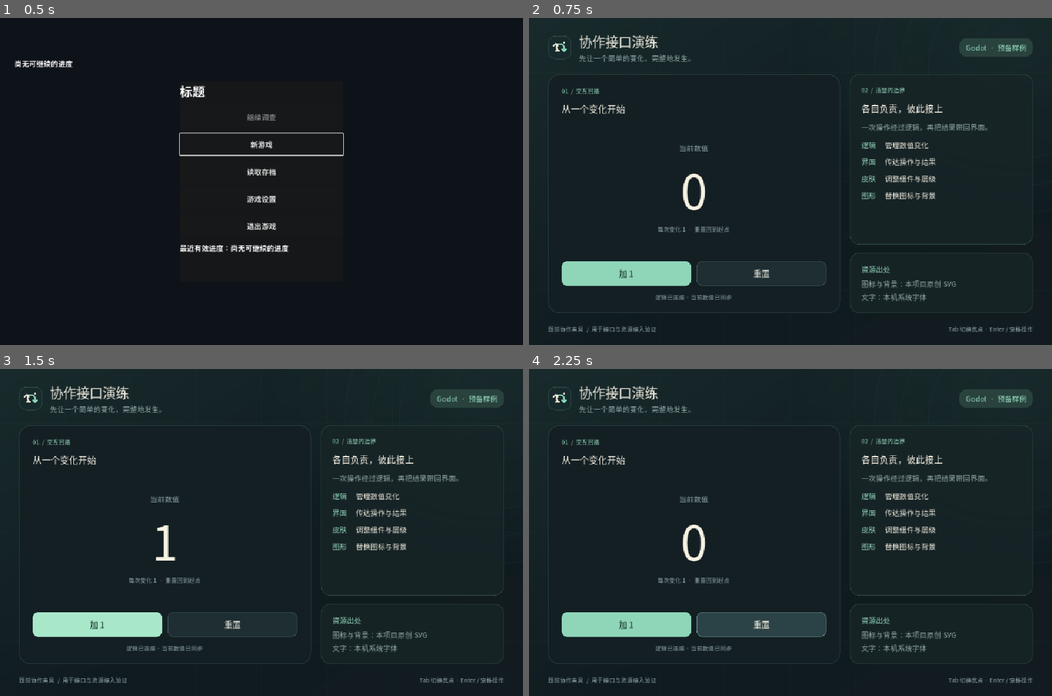
Above: before the commit, frames 1-4 (two rows, left to right).
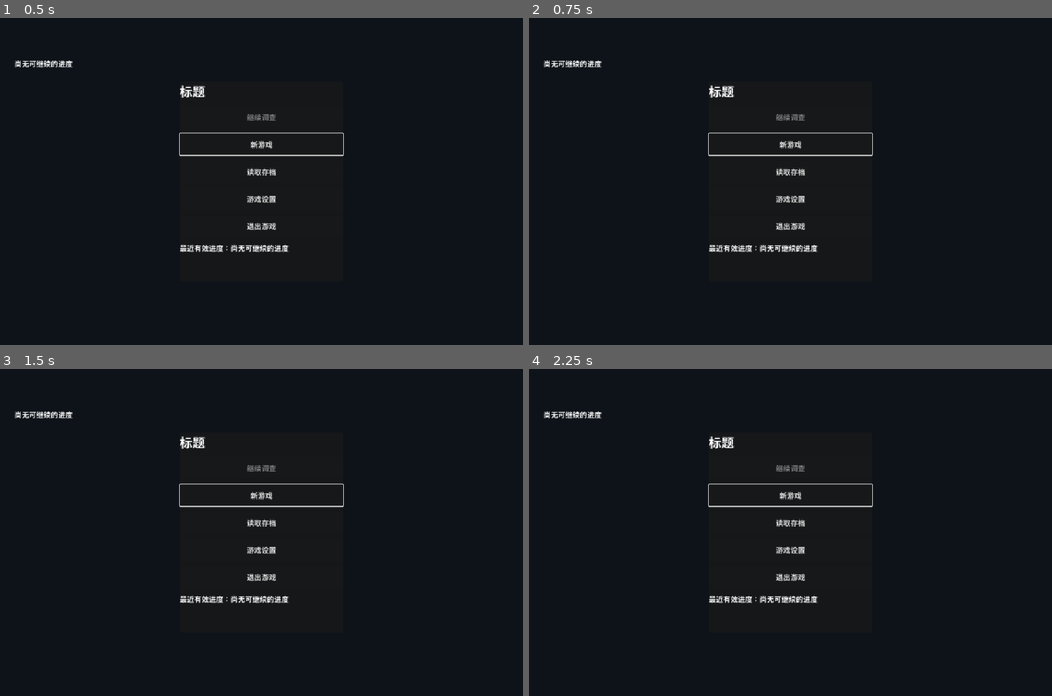
Above: after the commit, the same moments.

Repository: Rossgu25487/gamejam-2026-workspace
Game: Godot game, scene res://main/main.tscn
Two runs of this game, one before a commit and one after it. Both use one fixed random seed, a clock stepped at 60 frames per second and the inputs below.
Inputs (mouse positions are in pixels of both pictures, inside the frame that each line leads up to):
- Up to frame 1 (0.5 s): no input
- Up to frame 2 (0.75 s): click "新游戏" at 0.5 s
- Up to frame 3 (1.5 s): click (99, 624) at 1.25 s, where only the run before the commit has a clickable "加 1"
- Up to frame 4 (2.25 s): click (759, 624) at 2 s, where only the run before the commit has a clickable "重置"

Frame 1 is identical in both runs. In frame 2, 11% of the frame differs, in the area x 2-97%, y 0-97%; in frame 3, 11%; in frame 4, 11%.

Commit message:
居中共用导航页面并补回职责注释

Diff:
--- a/game/main/main.gd
+++ b/game/main/main.gd
@@ -1,5 +1,6 @@
 extends Control
 ## 主入口只负责初始化模块、连接信号和在页面之间调度。
+## 标题页、暂停页和计数界面各自处理自己的私有逻辑。
 
 const ModelScript = preload("res://features/counter_demo/counter_model.gd")
 @export var demo_config: Resource = preload("res://data/demo_config.tres")
@@ -19,6 +20,7 @@
 var subpage_panel: PanelContainer
 
 func _ready() -> void:
+	# 主程序只创建模型、连接子页面信号，再决定当前显示哪一页。
 	model = ModelScript.new()
 	model.configure(demo_config.initial_value, demo_config.step)
 	model.value_changed.connect(counter_view.show_value)
@@ -43,26 +45,27 @@
 	_show_title()
 
 func _build_shared_pages() -> void:
+	# 确认框与子页是跨标题/暂停共用的导航容器。
 	confirm_panel = _make_panel("离开确认", "当前调查尚未保存。请选择离开方式。")
 	subpage_panel = _make_panel("游戏设置", "设置页由设置系统接管；本入口已接通。")
 	var close := Button.new()
 	close.text = "关闭设置"
 	close.pressed.connect(_on_close_subpage)
-	subpage_panel.get_child(0).get_child(0).add_child(close)
-	add_child(confirm_panel)
-	add_child(subpage_panel)
+	subpage_panel.get_child(0).add_child(close)
 	confirm_panel.hide()
 	subpage_panel.hide()
 
 func _make_panel(title: String, detail: String) -> PanelContainer:
+	# 面板放入全屏 CenterContainer，确保读取、设置和确认页始终居中。
 	var panel := PanelContainer.new()
 	panel.custom_minimum_size = Vector2(330, 0)
-	var center := CenterContainer.new()
-	center.set_anchors_and_offsets_preset(Control.PRESET_FULL_RECT)
-	panel.add_child(center)
+	var host := CenterContainer.new()
+	host.set_anchors_and_offsets_preset(Control.PRESET_FULL_RECT)
+	add_child(host)
+	host.add_child(panel)
 	var box := VBoxContainer.new()
 	box.add_theme_constant_override("separation", 12)
-	center.add_child(box)
+	panel.add_child(box)
 	var heading := Label.new()
 	heading.text = title
 	heading.add_theme_font_size_override("font_size", 28)
@@ -74,6 +77,7 @@
 	return panel
 
 func _show_title() -> void:
+	# 返回标题时隐藏调查和所有上层页面，由标题页恢复自己的焦点。
 	current_layer = "title"
 	confirm_panel.hide()
 	subpage_panel.hide()
@@ -82,6 +86,7 @@
 	title_page.show_page()
 
 func _start_investigation() -> void:
+	# 调度调查页面；具体调查内容和状态不在主入口实现。
 	has_progress = true
 	current_layer = "investigation"
 	title_page.hide_page()
@@ -104,10 +109,11 @@
 	pause_page.show_page()
 
 func _open_subpage(title: String, detail: String) -> void:
+	# 记录子页来源，关闭后回到标题或暂停页原按钮。
 	subpage_origin = current_layer
 	subpage_focus = title_page.load_button if title == "读取存档" and subpage_origin == "title" else (pause_page.load_button if title == "读取存档" else (title_page.settings_button if subpage_origin == "title" else pause_page.settings_button))
 	current_layer = "subpage"
-	var box := subpage_panel.get_child(0).get_child(0) as VBoxContainer
+	var box := subpage_panel.get_child(0) as VBoxContainer
 	(box.get_child(0) as Label).text = title
 	(box.get_child(1) as Label).text = detail
 	title_page.hide_page(); pause_page.hide_page(); subpage_panel.show()
@@ -124,10 +130,11 @@
 func _on_title_exit() -> void: _open_confirm("退出游戏", "确认退出游戏？", "确认退出", true)
 
 func _open_confirm(title: String, detail: String, accept_text: String, exits: bool) -> void:
+	# 共用确认框只负责离开选择，保存业务仍交给存档系统。
 	confirm_exits = exits; confirm_origin = current_layer
 	confirm_focus = title_page.exit_button if confirm_origin == "title" else pause_page.exit_button
 	current_layer = "confirm"
-	var box := confirm_panel.get_child(0).get_child(0) as VBoxContainer
+	var box := confirm_panel.get_child(0) as VBoxContainer
 	(box.get_child(0) as Label).text = title; (box.get_child(1) as Label).text = detail
 	var direct := Button.new(); direct.text = "直接退出" if exits else "直接返回"; direct.pressed.connect(_on_confirm_direct); box.add_child(direct)
 	var accept := Button.new(); accept.text = accept_text; accept.disabled = confirm_origin != "title"; accept.pressed.connect(_on_confirm_accept); box.add_child(accept)
@@ -144,6 +151,7 @@
 	if not confirm_exits: _show_title()
 
 func _unhandled_key_input(event: InputEvent) -> void:
+	# Esc 只交给当前最上层页面处理，避免输入穿透到下层。
 	if event is InputEventKey and event.pressed and event.keycode == KEY_ESCAPE:
 		if current_layer == "confirm": _on_confirm_cancel()
 		elif current_layer == "subpage": _on_close_subpage()
--- a/game/pause_page/pause_page.gd
+++ b/game/pause_page/pause_page.gd
@@ -1,4 +1,5 @@
 extends Control
+## 暂停页负责自己的按钮连接、可用状态和焦点，不直接修改主场景。
 signal resume_requested
 signal save_requested
 signal load_requested
@@ -12,8 +13,10 @@
 @onready var return_title_button: Button = $PanelContainer/VBoxContainer/ReturnTitle
 @onready var exit_button: Button = $PanelContainer/VBoxContainer/Exit
 func _ready() -> void:
+	# 按钮只发出动作请求，由 Main 决定页面跳转。
  resume_button.pressed.connect(resume_requested.emit); save_button.pressed.connect(save_requested.emit); load_button.pr …(245 unchanged characters)…
 func show_page() -> void:
+	# 页面恢复时由自身恢复默认焦点。
  show()
  if is_instance_valid(resume_button): resume_button.grab_focus()
 func hide_page() -> void: hide()
--- a/game/tests/navigation_checks.gd
+++ b/game/tests/navigation_checks.gd
@@ -77,10 +77,6 @@
         return
     print("NAV_PASS: title, new game, pause, settings return and leave confirmation")
     scene._on_pause_exit()
-    if not scene.confirm_panel.get_child(0).get_child(0).get_child(3).disabled:
-        printerr("NAV_FAILED: unavailable save-and-exit")
-        quit(1)
-        return
     scene._on_confirm_cancel()
     scene._show_title()
     scene._on_title_exit()
--- a/game/title_page/title_page.gd
+++ b/game/title_page/title_page.gd
@@ -1,4 +1,5 @@
 extends Control
+## 标题页负责扫描提示、标题按钮和自身焦点，不直接调度其他页面。
 signal continue_requested
 signal new_game_requested
 signal load_requested
@@ -13,13 +14,32 @@
 @onready var exit_button: Button = $PanelContainer/VBoxContainer/Exit
 var scan_complete := false
 func _ready() -> void:
- continue_button.pressed.connect(continue_requested.emit); new_game_button.pressed.connect(new_game_requested.emit); load_button.pressed.connect(load_requested.emit); settings_button.pressed.connect(settings_requested.emit); exit_button.pressed.connect(exit_requested.emit); begin_scan()
+	# 按钮只发出动作请求，由 Main 决定页面跳转。
+	continue_button.pressed.connect(continue_requested.emit)
+	new_game_button.pressed.connect(new_game_requested.emit)
+	load_button.pressed.connect(load_requested.emit)
+	settings_button.pressed.connect(settings_requested.emit)
+	exit_button.pressed.connect(exit_requested.emit)
+	begin_scan()
 func begin_scan() -> void:
- scan_complete = false; status.text = "正在读取进度"; continue_button.disabled = true; load_button.disabled = true; call_deferred("_finish_scan")
+	# 扫描期间继续和读取禁用；真实档案结果由存档系统替换。
+	scan_complete = false
+	status.text = "正在读取进度"
+	continue_button.disabled = true
+	load_button.disabled = true
+	call_deferred("_finish_scan")
 func _finish_scan() -> void:
- await get_tree().create_timer(0.2).timeout; scan_complete = true; status.text = "尚无可继续的进度"; load_button.disabled = false; if visible and is_instance_valid(new_game_button): new_game_button.grab_focus()
+	await get_tree().create_timer(0.2).timeout
+	scan_complete = true
+	status.text = "尚无可继续的进度"
+	load_button.disabled = false
+	if visible and is_instance_valid(new_game_button):
+		new_game_button.grab_focus()
 func show_page() -> void:
- show()
- status.text = "尚无可继续的进度" if scan_complete else "正在读取进度"
- if is_instance_valid(new_game_button): new_game_button.grab_focus()
-func hide_page() -> void: hide()
+	# 页面恢复时由自身恢复默认焦点。
+	show()
+	status.text = "尚无可继续的进度" if scan_complete else "正在读取进度"
+	if is_instance_valid(new_game_button):
+		new_game_button.grab_focus()
+func hide_page() -> void:
+	hide()
